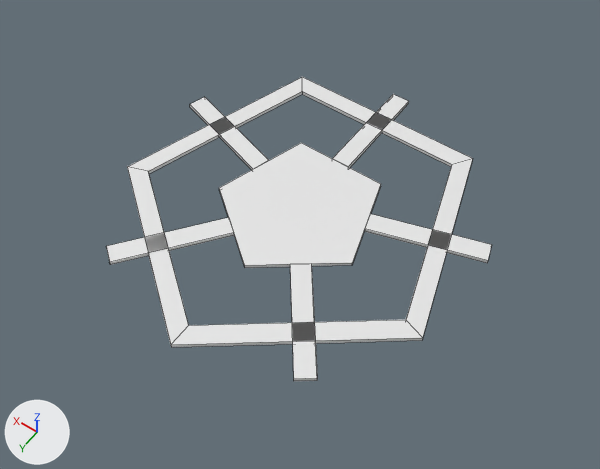
The Blender file Assets/Models/Floor/Floor_block.blend: old version first, new version second.
Rendered twice from a camera (50 mm lens) standing at (-3.85, 5.45, 7.9) and looking at (-0.27, 0.43, 0.02). The axes (+X, +Y, +Z) are drawn at lower left. The lights are the same throughout. Mesh edges are drawn as thin lines.

In view in the first picture: 'Corridors'.
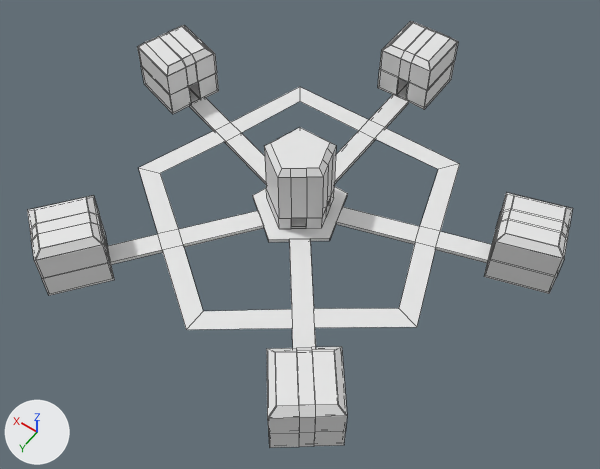
Commit message: Floor further improv

The edits, one by one:
me_cube_007 is used by ob_corridors; location (-0.01, 0.07, 0.0).
me_cube_007 had 70 vertices, 46 faces and spanned x -2.27..2.28, y -2.39..2.42, z -0.03..0.03.
me_cube_007 now has 100 vertices, 69 faces and spans x -2.27..2.28, y -2.39..2.17, z -0.03..0.02.
me_cube_007 part 1: the loose piece of 10 vertices spanning x -1.0..1.0, y -0.89..1.11, z -0.03..0.03 is scaled about the mesh origin by (0.579, 0.579, 1).
Part 2, on me_cube_007:
50 vertices are removed from x -2.27..2.28, y -2.39..2.42, z -0.03..0.03.
40 faces are deleted.
52 vertices are added at x -2.06..2.06, y -1.77..2.17, z -0.03..0.02.
8 new vertices lie (0.0, 0.0, -0.05) away from vertices in x -2.27..2.28, y -2.39..1.98, z 0.02.
20 new vertices lie (0.0, 0.0, 0.05) away from vertices in x -1.68..1.69, y -0.66..2.0, z -0.03.
63 new faces join them.
Mesh me_cylinder is new.
It has 88 vertices, 76 faces and spans x -0.385..0.447, y -0.362..0.429, z -0.509..0.491.
Mesh me_cube_005 is new.
It has 64 vertices, 62 faces and spans x -0.526..0.526, y -0.526..0.526, z -0.437..0.313.
Mesh me_cube_004 is new.
It has 64 vertices, 62 faces and spans x -0.526..0.526, y -0.526..0.526, z -0.437..0.313.
Mesh me_cube_003 is new.
It has 64 vertices, 62 faces and spans x -0.375..0.375, y -0.375..0.375, z -0.437..0.313.
Mesh me_cube_002 is new.
It has 64 vertices, 62 faces and spans x -0.469..0.469, y -0.469..0.469, z -0.437..0.313.
Mesh me_cube is new.
It has 64 vertices, 62 faces and spans x -0.469..0.469, y -0.469..0.469, z -0.437..0.313.
Object 'Cylinder' (ob_cylinder) is new; it shows me_cylinder.
Its location is (-0.04, 0.08, 0.53).
Object 'Cube.004' (ob_cube_004) is new; it shows me_cube_005.
Its location is (-1.66, 2.28, 0.44).
Object 'Cube.003' (ob_cube_003) is new; it shows me_cube_004.
Its location is (1.62, 2.28, 0.44).
Object 'Cube.002' (ob_cube_002) is new; it shows me_cube_003.
Its location is (-0.01, -2.69, 0.45).
Object 'Cube.001' (ob_cube_001) is new; it shows me_cube_002.
Its location is (2.6, -0.73, 0.44).
Object 'Cube' (ob_cube) is new; it shows me_cube.
Its location is (-2.6, -0.77, 0.45).

Pixel boxes [x1, y1, x2, y2] of what changed, in the pictures (600 x 469 px; the box of a moved part takes in the faces that stretch with it):
'Corridors', reshaped, moved: before [106, 77, 492, 381]; after [107, 87, 492, 348]
'Cube.004', added: after [267, 346, 347, 448]
'Cube.003', added: after [27, 195, 114, 296]
'Cube', added: after [484, 192, 573, 294]
'Cylinder', added: after [264, 127, 336, 229]
'Cube.001', added: after [137, 25, 219, 114]
'Cube.002', added: after [378, 21, 458, 109]
part 1 of me_cube_007, moved or reshaped: before [219, 143, 381, 268]; after [253, 186, 347, 242]
part 2 of me_cube_007, built on: before [106, 77, 492, 381]; after [107, 87, 492, 348]
